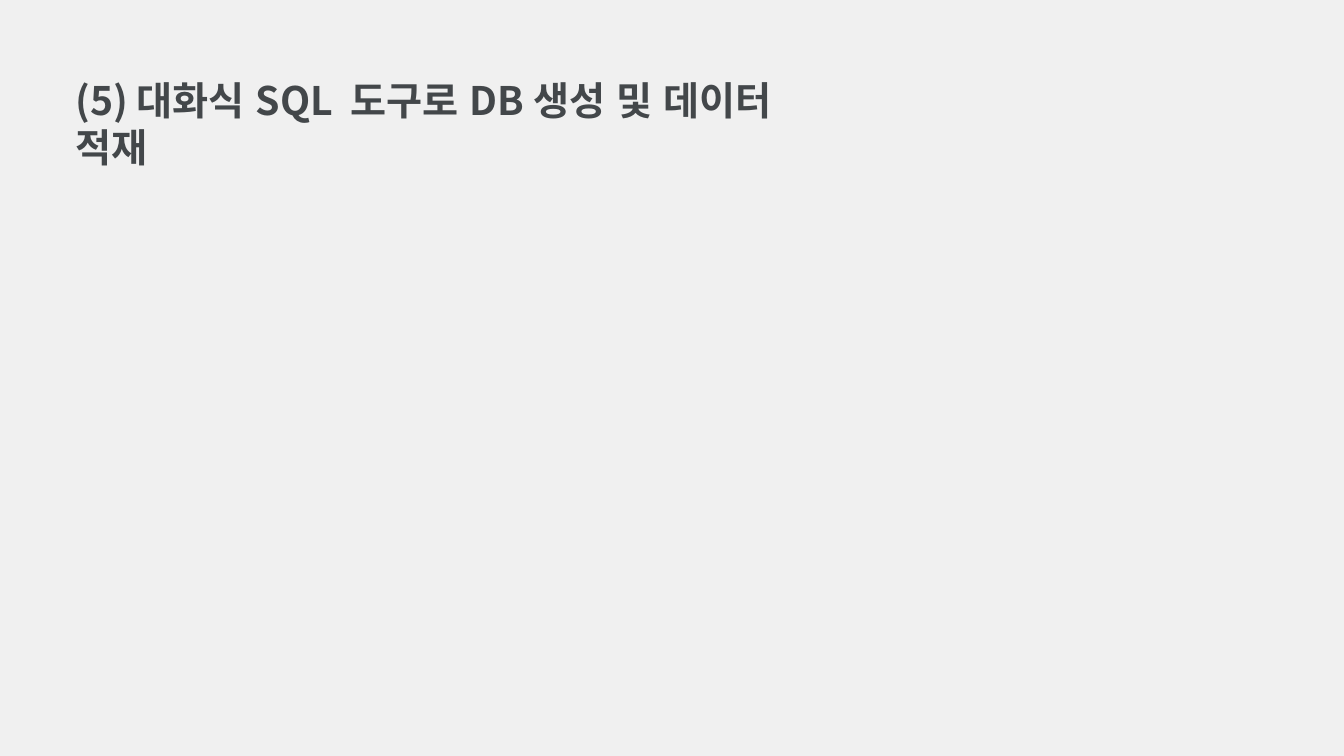
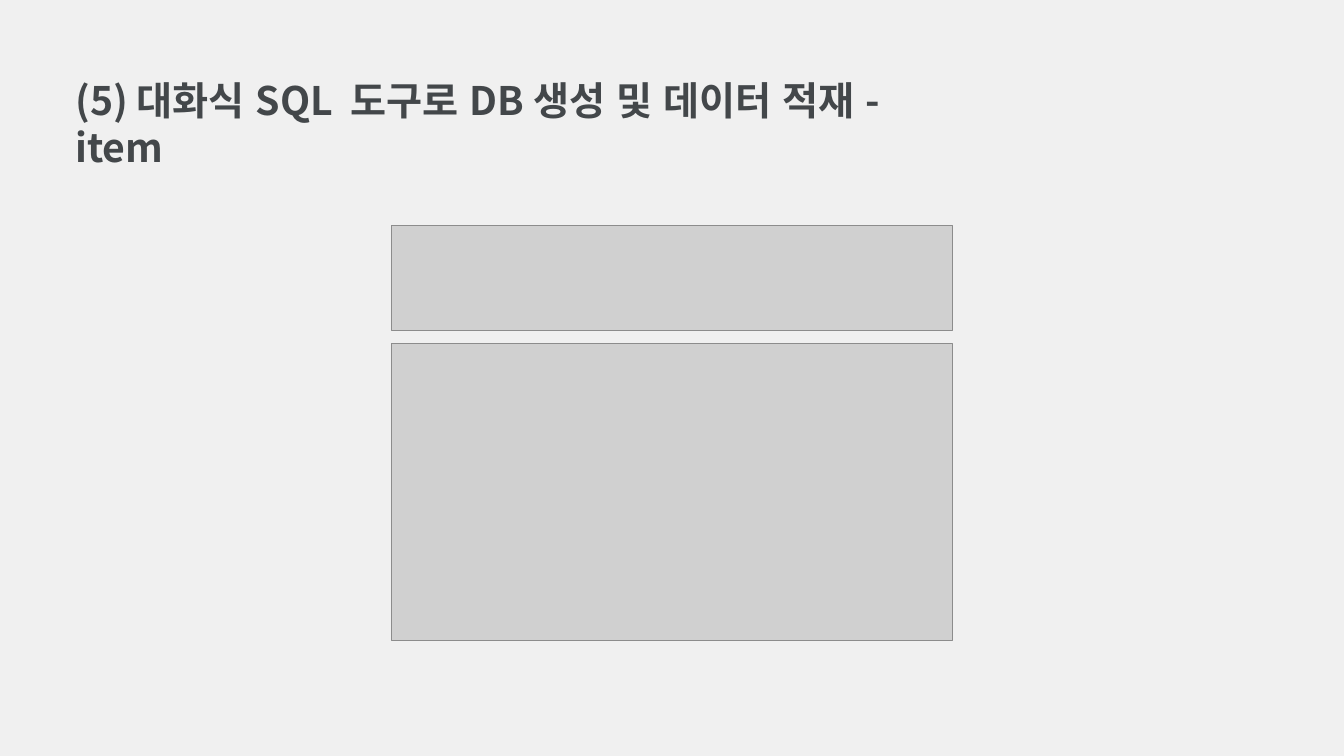
Before and after one commit to Archive-CAU/Database-Design, a slide deck: slide 19 of 데이터베이스설계 과제 4.pptx (slide 10 before the commit). Drawn at 1344x756 pixels with LibreOffice and Linux fonts; fonts in the diff are those of the drawing; grey boxes stand for pictures. Boxes give left, top, right and bottom in pixels: in the first picture for what was removed or moved away, otherwise in the second. Text is boxed around its words. In the diff, an @@ line names an element or a change of style, - is before the commit and + after.

```diff
--- a/데이터베이스설계 과제 4.pptx
+++ b/데이터베이스설계 과제 4.pptx
@@ text at (x1=75, y1=82, x2=854, y2=123): text changed @@
-(5) 대화식 SQL 도구로 DB 생성 및 데이터 적재
+(5) 대화식 SQL 도구로 DB 생성 및 데이터 적재 - item
@@ picture added at (x1=392, y1=225, x2=953, y2=330) @@
@@ picture added at (x1=392, y1=344, x2=953, y2=641) @@
```
Also in this commit, not shown: 6 other slides changed, 13 slides added, 2 other files.
